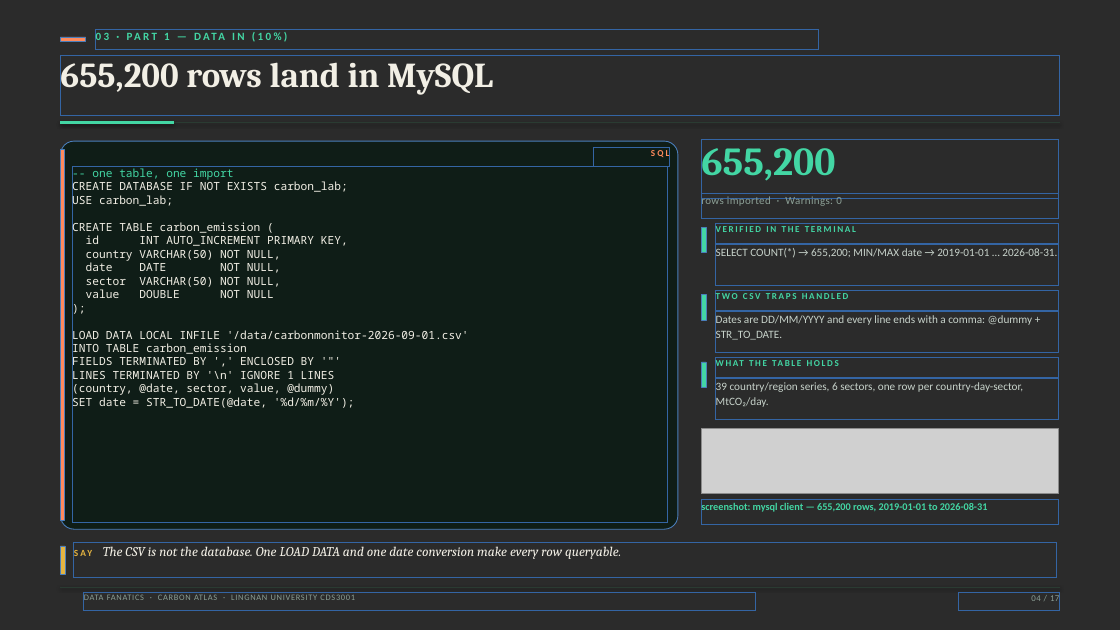
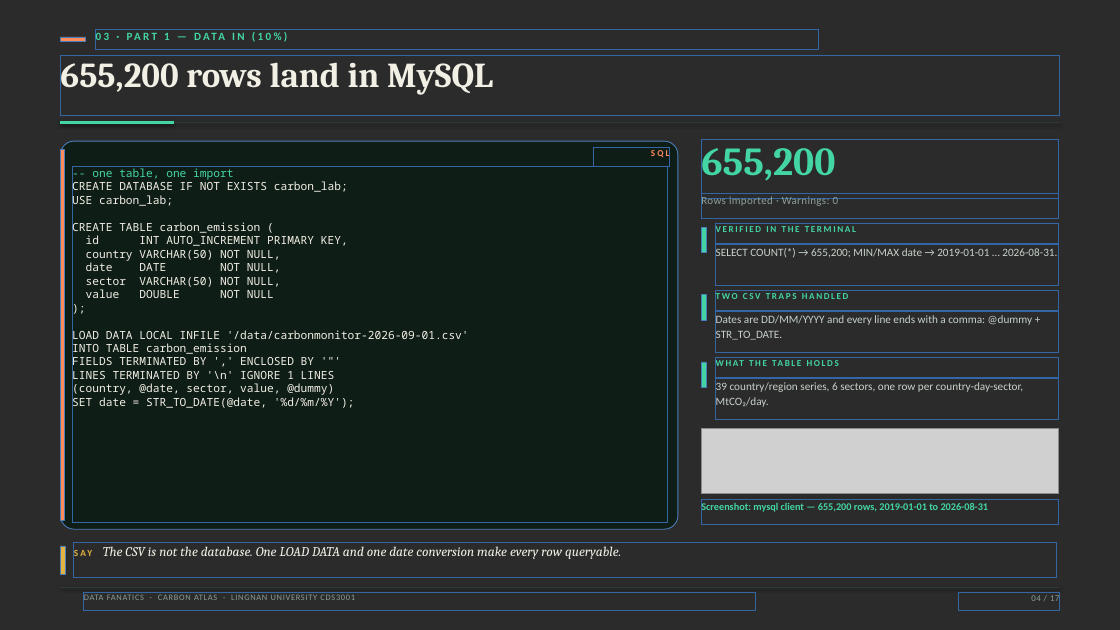
Before and after one commit to AaaaaronLIN/carbon-atlas-cds3001, a slide deck: slide 4 of deliverable/Carbon_Atlas_Deck.pptx. Drawn at 1120x630 pixels with LibreOffice and Linux fonts; fonts in the diff are those of the drawing; grey boxes stand for pictures; background and template pictures are left out; a plain dark background stands for a picture behind light text. Boxes give left, top, right and bottom in pixels: in the first picture for what was removed or moved away, otherwise in the second. Text is boxed around its words. In the diff, an @@ line names an element or a change of style, - is before the commit and + after.

```diff
--- a/deliverable/Carbon_Atlas_Deck.pptx
+++ b/deliverable/Carbon_Atlas_Deck.pptx
@@ text at [701,195,839,207]: text changed @@
-rows imported · Warnings: 0
+Rows imported · Warnings: 0
@@ text at [701,501,989,513]: text changed @@
-screenshot: mysql client — 655,200 rows, 2019-01-01 to 2026-08-31
+Screenshot: mysql client — 655,200 rows, 2019-01-01 to 2026-08-31
```
Also in this commit, not shown: 10 other slides changed, 5 other files.
